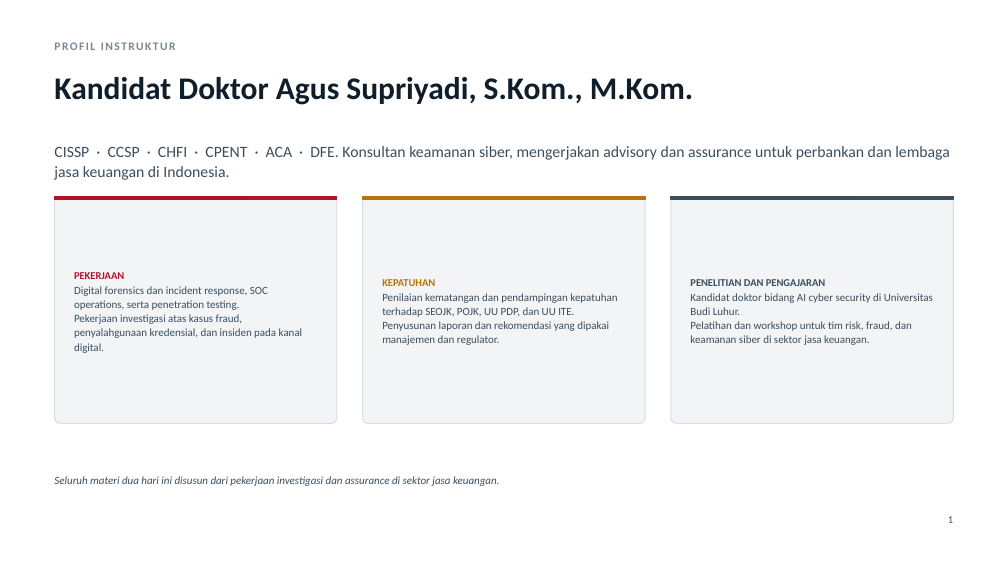
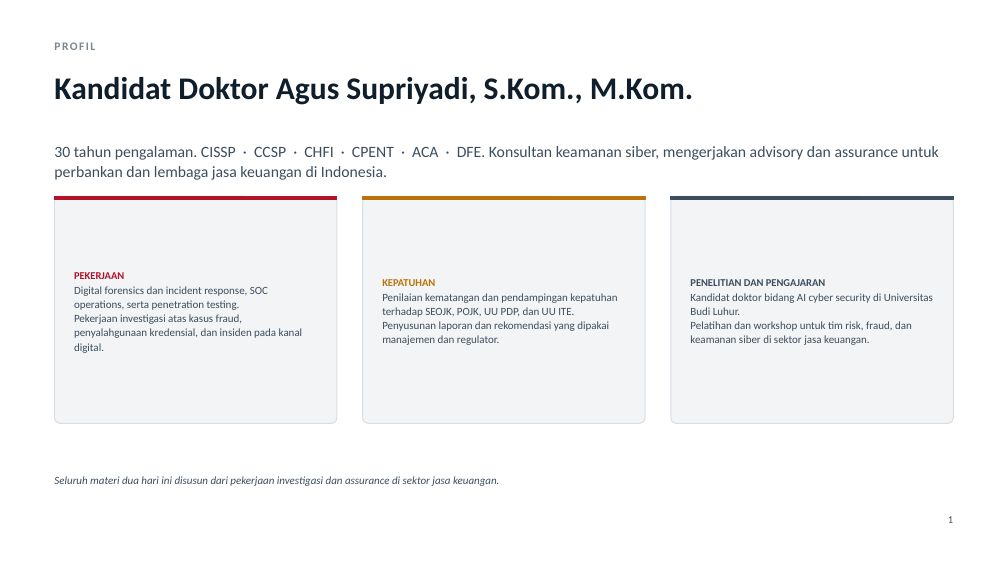
Before and after one commit to bosen/angkot, a slide deck: slide 2 of deck/Deck_Workshop_2Hari.pptx. Drawn at 1008x567 pixels with LibreOffice and Linux fonts; fonts in the diff are those of the drawing. Boxes give left, top, right and bottom in pixels: in the first picture for what was removed or moved away, otherwise in the second. Text is boxed around its words. In the diff, an @@ line names an element or a change of style, - is before the commit and + after.

```diff
--- a/deck/Deck_Workshop_2Hari.pptx
+++ b/deck/Deck_Workshop_2Hari.pptx
@@ text at box(54, 42, 95, 50): text changed @@
-PROFIL INSTRUKTUR
+PROFIL
@@ text at box(54, 146, 939, 180): text changed @@
-CISSP · CCSP · CHFI · CPENT · ACA · DFE. Konsultan keamanan siber, mengerjakan advisory dan assurance untuk perbankan dan lembaga jasa keuangan di Indonesia.
+30 tahun pengalaman. CISSP · CCSP · CHFI · CPENT · ACA · DFE. Konsultan keamanan siber, mengerjakan advisory dan assurance untuk perbankan dan lembaga jasa keuangan di Indonesia.
```
Also in this commit, not shown: 1 other file.
